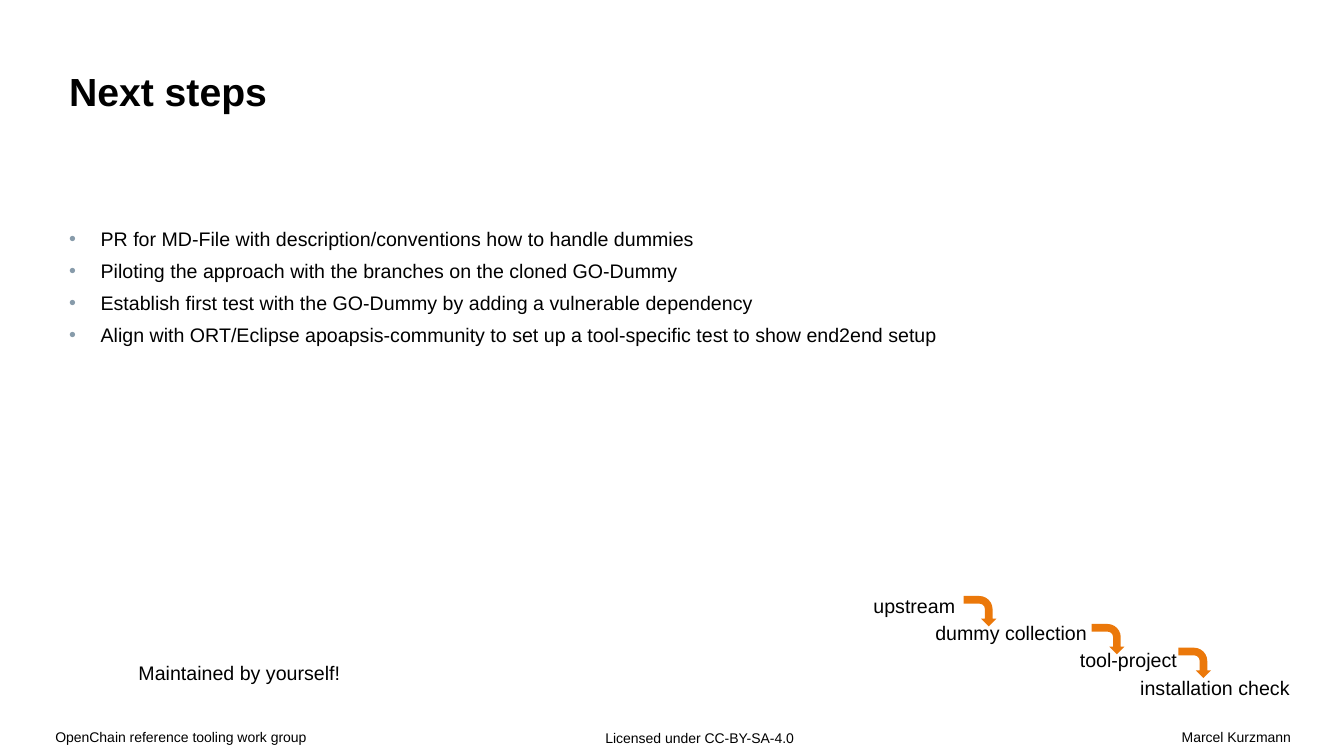
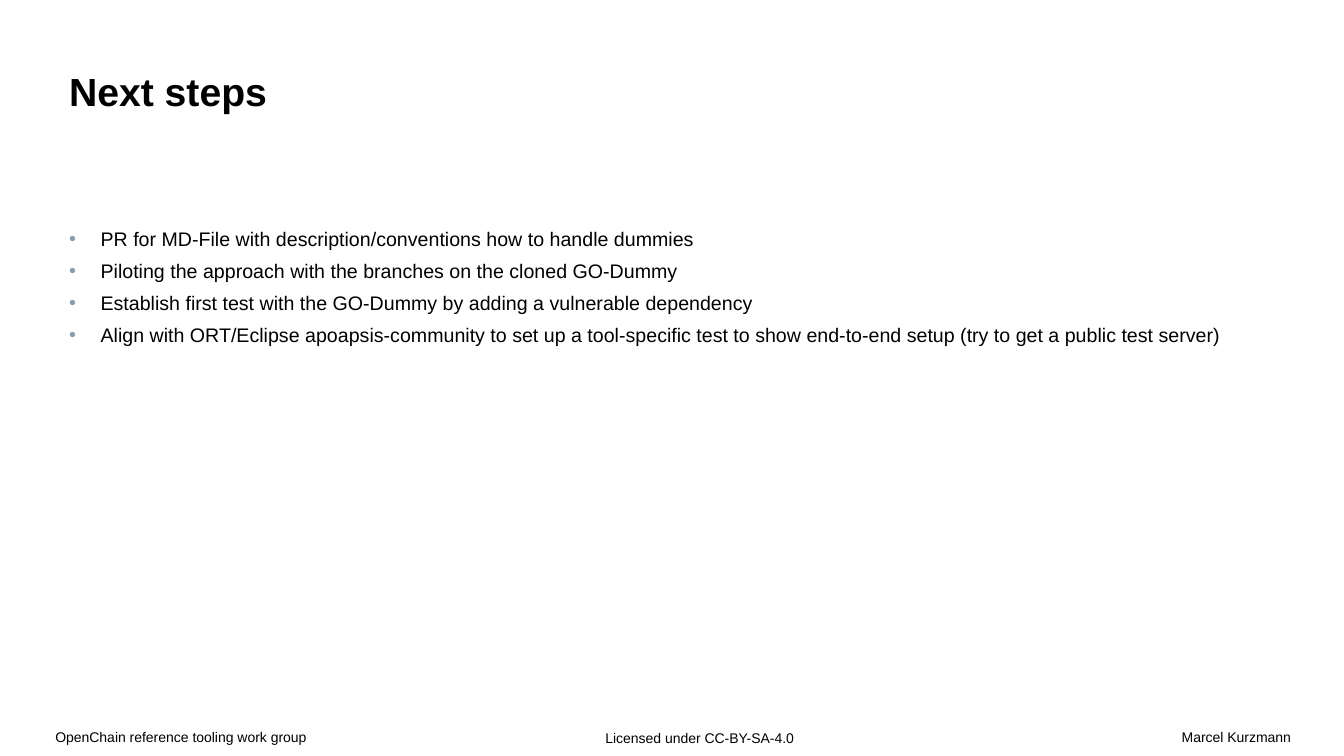
Before and after one commit to Open-Source-Compliance/Sharing-creates-value, a slide deck: slide 12 of Tooling-Landscape/Dummies/Sharing_OSM_Test_dummies_update_2024-05.pptx (slide 11 before the commit). Drawn at 1344x756 pixels with LibreOffice and Linux fonts; fonts in the diff are those of the drawing; background and template pictures are left out. Boxes give left, top, right and bottom in pixels: in the first picture for what was removed or moved away, otherwise in the second. Text is boxed around its words. In the diff, an @@ line names an element or a change of style, - is before the commit and + after.

```diff
--- a/Tooling-Landscape/Dummies/Sharing_OSM_Test_dummies_update_2024-05.pptx
+++ b/Tooling-Landscape/Dummies/Sharing_OSM_Test_dummies_update_2024-05.pptx
@@ text at (x1=101, y1=327, x2=1220, y2=346): text changed @@
-• Align with ORT/Eclipse apoapsis-community to set up a tool-specific test to show end2end setup
+• Align with ORT/Eclipse apoapsis-community to set up a tool-specific test to show end-to-end setup (try to get a public test server)
@@ group removed at (x1=873, y1=596, x2=1289, y2=696): 4 texts, 3 bent arrows @@
-upstream
-dummy collection
-tool-project
-installation check
@@ text removed at (x1=138, y1=665, x2=340, y2=684) @@
-Maintained by yourself!
```
Also in this commit, not shown: 1 slide added.
